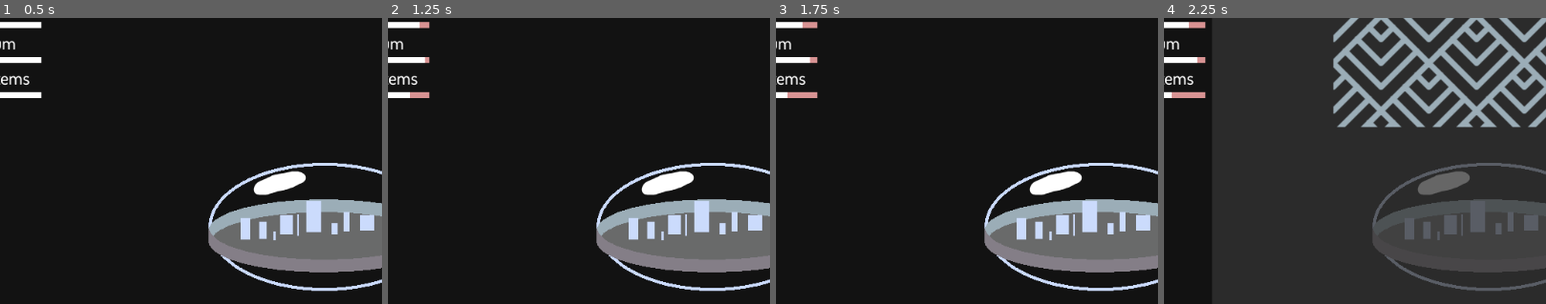
Above: before the commit, frames 1-4 (left to right).
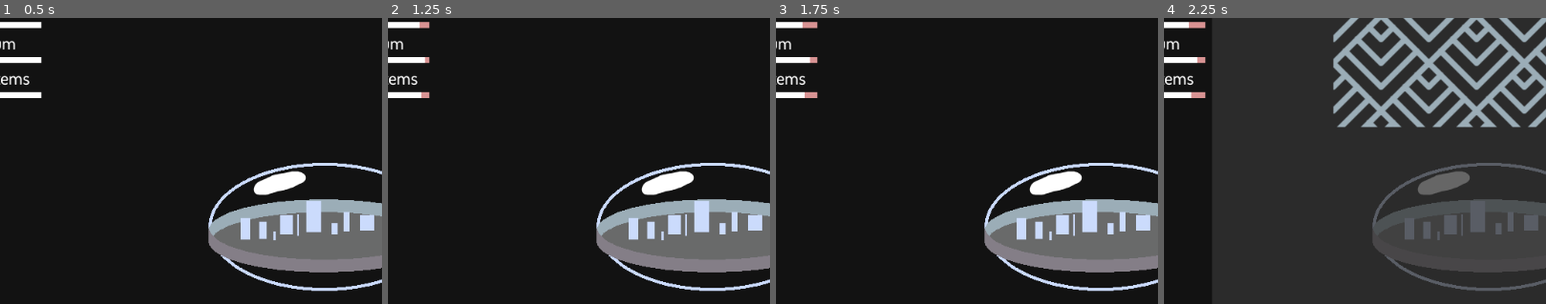
Above: after the commit, the same moments.

Repository: broquaint/eggjam20
Game: Godot game, scene res://Root.tscn
The game is run twice, just before and just after one commit, with the same random seed, the same clock (stepped at 60 frames per second) and the same inputs.
Inputs:
- Up to frame 1 (0.5 s): no input
- Up to frame 2 (1.25 s): click "Advance to next day" at 0.5 s
- Up to frame 3 (1.75 s): click "Advance to next day" at 1.25 s
- Up to frame 4 (2.25 s): click "Move waste to reactor" at 2 s
The pictures show only the part of the screen within x 7-57%, y 14-64%; the shares and areas given below are measured in that part.

Frame 1 is identical in both runs. In frame 2, less than 0.1% of the frame differs, in the area x 5-9%, y 26-28%; in frame 3, less than 0.1%; in frame 4, 0.1%, in the area x 2-8%, y 26-28%.

Commit message:
Misc in flight changes
Committing as here is where I cut the first release.

Diff:
--- a/Root.tscn
+++ b/Root.tscn
@@ -108,55 +108,6 @@
 margin_right = 128.0
 margin_bottom = 137.0
 
-[node name="LifeSystemsMeter" type="ColorRect" parent="UI/Measures"]
-visible = false
-margin_top = 4.0
-margin_right = 128.0
-margin_bottom = 12.0
-rect_min_size = Vector2( 0, 8 )
-
-[node name="Label6" type="Label" parent="UI/Measures"]
-visible = false
-margin_top = 4.0
-margin_right = 128.0
-margin_bottom = 35.0
-text = "Shields"
-
-[node name="ShieldMeter" type="ColorRect" parent="UI/Measures"]
-visible = false
-margin_top = 4.0
-margin_right = 128.0
-margin_bottom = 12.0
-rect_min_size = Vector2( 0, 8 )
-
-[node name="Label3" type="Label" parent="UI/Measures"]
-visible = false
-margin_top = 4.0
-margin_right = 128.0
-margin_bottom = 35.0
-text = "Happiness"
-
-[node name="HappinessMeter" type="ColorRect" parent="UI/Measures"]
-visible = false
-margin_top = 4.0
-margin_right = 128.0
-margin_bottom = 12.0
-rect_min_size = Vector2( 0, 8 )
-
-[node name="Label4" type="Label" parent="UI/Measures"]
-visible = false
-margin_top = 4.0
-margin_right = 128.0
-margin_bottom = 35.0
-text = "Efficiency"
-
-[node name="EfficiencyMeter" type="ColorRect" parent="UI/Measures"]
-visible = false
-margin_top = 4.0
-margin_right = 128.0
-margin_bottom = 12.0
-rect_min_size = Vector2( 0, 8 )
-
 [node name="JobList" type="VBoxContainer" parent="UI"]
 margin_left = 767.0
 margin_top = 69.0
--- a/scripts/Habitat.gd
+++ b/scripts/Habitat.gd
@@ -15,7 +15,7 @@
 
 const ENERGY_MAX = WEEK
 const TERRARIUM_MAX = WEEK * 2
-const LIFE_SYSTEMS_MAX = WEEK / 2
+const LIFE_SYSTEMS_MAX = WEEK * 1.2
 
 onready var feed_reactor_scene = preload("res://scenes/FeedReactor.tscn")
 onready var maintain_hydroponics_scene = preload("res://scenes/MaintainHydroponics.tscn")
@@ -91,6 +91,8 @@
 	print("terrarium from ", terrarium, ' to ', new_val, ' based on ', score, ' up by ', up_by)
 	terrarium = new_val
 
+	energy -= float(ENERGY_USAGE) / 2
+
 func _job_check_life_systems():
 	root.display_job(check_life_systems_scene)
 	var res = yield(root, 'job_finished')
@@ -99,6 +101,8 @@
 	var new_val = clamp(life_systems + up_by, 0.0, float(LIFE_SYSTEMS_MAX))
 	print("life_systems from ", life_systems, ' to ', new_val, ' based on ', res, ' up by ', up_by)
 	life_systems = new_val
+
+	energy -= float(ENERGY_USAGE)
 
 func energy_percent():
 	return 100 * (energy / ENERGY_MAX)
--- a/scripts/LifeSystemSwitch.gd
+++ b/scripts/LifeSystemSwitch.gd
@@ -38,4 +38,4 @@
 	$Sprite.texture = self.inverse
 	is_on = not is_on
 	self.modulate = Color('#99e550') if is_on else Color('#ac3232')
-	print("switch ", system, " was ", not is_on, " now ", is_on)
+#	print("switch ", system, " was ", not is_on, " now ", is_on)
